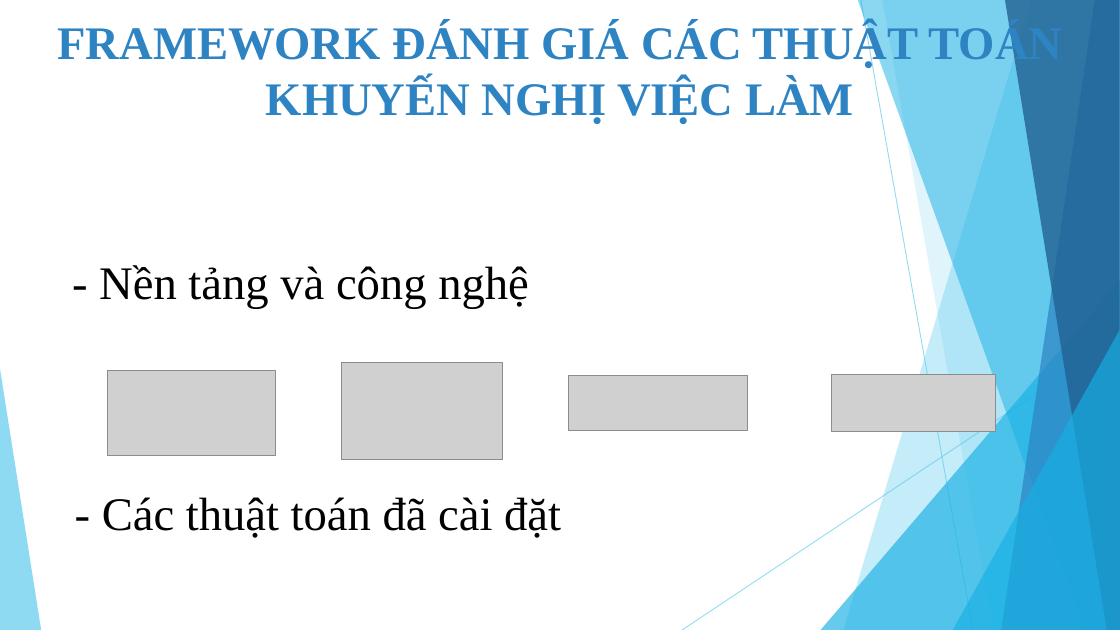
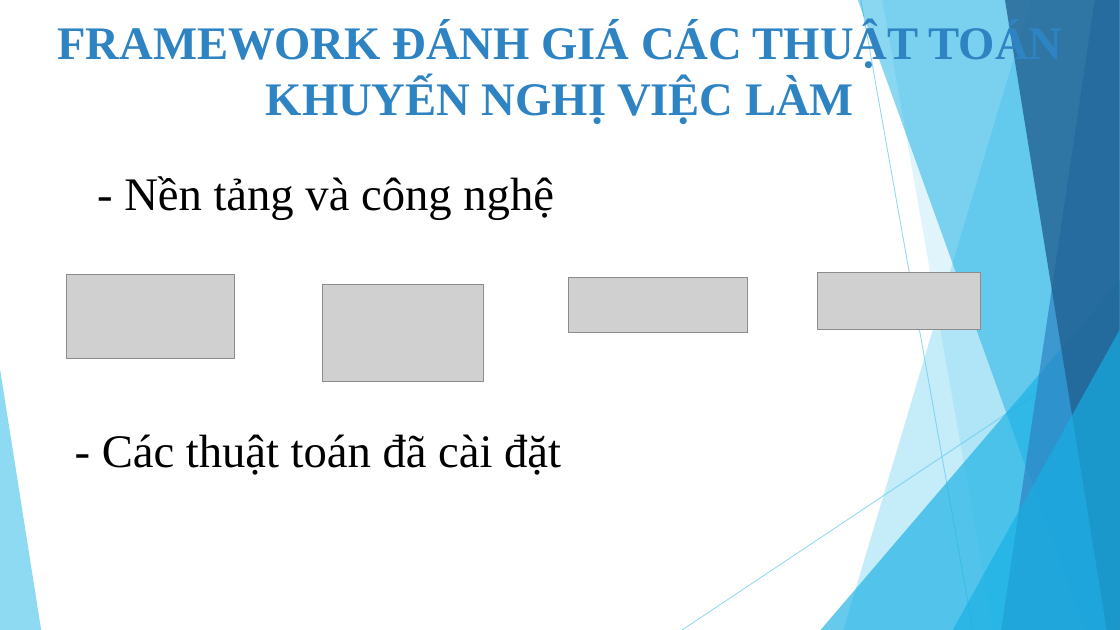
Before and after one commit to tuyennta/JobRecSys, a slide deck: slide 9 of Documents/Báo cáo/Bao cao KLTN_2.pptx. Drawn at 1120x630 pixels with LibreOffice and Linux fonts; fonts in the diff are those of the drawing; grey boxes stand for pictures. Boxes give left, top, right and bottom in pixels: in the first picture for what was removed or moved away, otherwise in the second. Text is boxed around its words. In the diff, an @@ line names an element or a change of style, - is before the commit and + after.

```diff
--- a/Documents/Báo cáo/Bao cao KLTN_2.pptx
+++ b/Documents/Báo cáo/Bao cao KLTN_2.pptx
@@ text "- Nền tảng và công ...": place and size @@
-text "- Nền tảng và công ..." at (99,265,529,309)
+text "- Nền tảng và công ..." at (124,176,554,220)
@@ picture: place and size @@
-picture at (108,371,276,455)
+picture at (66,275,234,359)
@@ picture: place and size @@
-picture at (341,362,502,460)
+picture at (323,285,484,382)
@@ picture: place and size @@
-picture at (569,376,747,431)
+picture at (569,278,747,333)
@@ picture: place and size @@
-picture at (832,375,995,432)
+picture at (818,272,981,329)
@@ text "- Các thuật toán đã ...": place and size @@
-text "- Các thuật toán đã ..." at (102,497,561,538)
+text "- Các thuật toán đã ..." at (102,434,561,475)
```
Also in this commit, not shown: 6 other slides changed.
